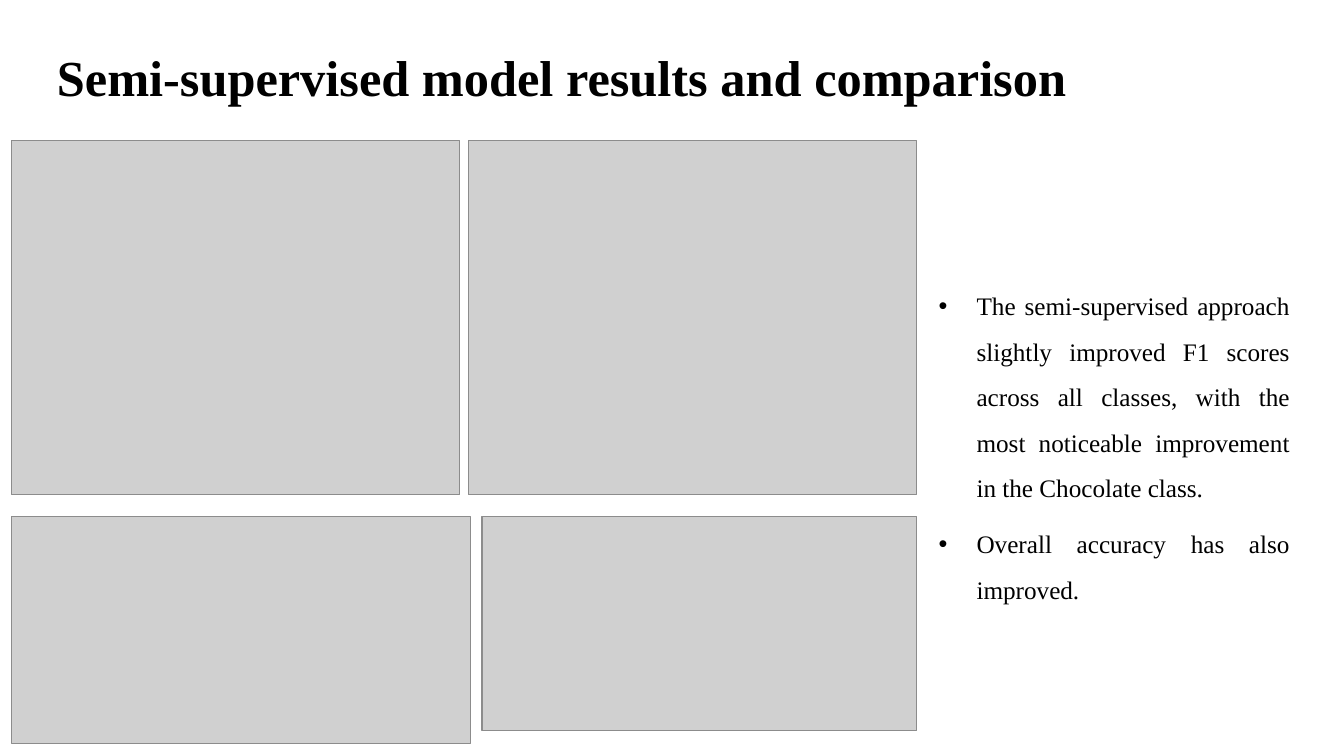
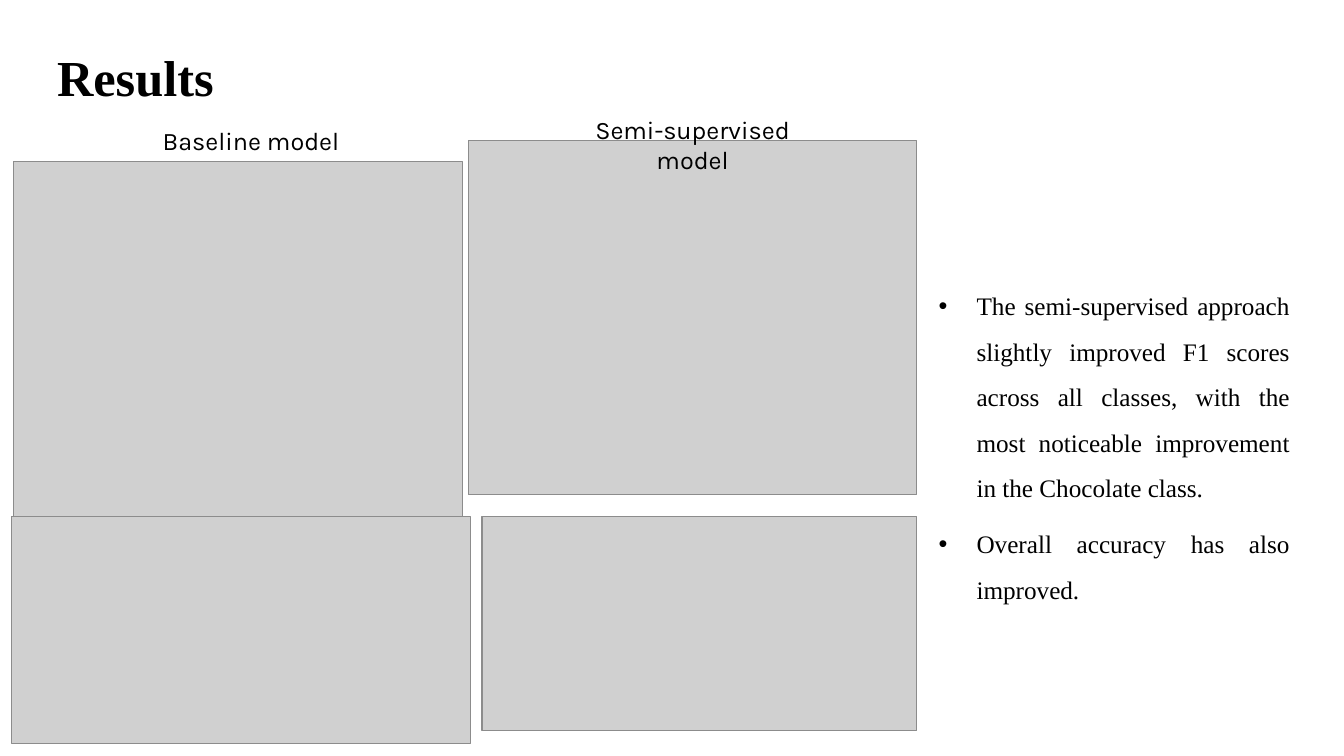
Before and after one commit to mariia080693/sports-betting-semi-supervised-xgb, a slide deck: slide 8 of Slides.pptx. Drawn at 1344x756 pixels with LibreOffice and Linux fonts; fonts in the diff are those of the drawing; grey boxes stand for pictures. Boxes give left, top, right and bottom in pixels: in the first picture for what was removed or moved away, otherwise in the second. Text is boxed around its words. In the diff, an @@ line names an element or a change of style, - is before the commit and + after.

```diff
--- a/Slides.pptx
+++ b/Slides.pptx
@@ text at (57,61,214,97): text changed @@
-Semi-supervised model results and comparison
+Results
@@ text added at (163,132,339,151), 18 pt, text #000000 @@
+Baseline model
@@ text added at (595,121,789,170), 18 pt, text #000000 @@
+Semi-supervised model
@@ picture: place and size @@
-picture at (11,140,460,495)
+picture at (14,161,463,516)
```
Also in this commit, not shown: 6 other slides changed, 1 other file.
